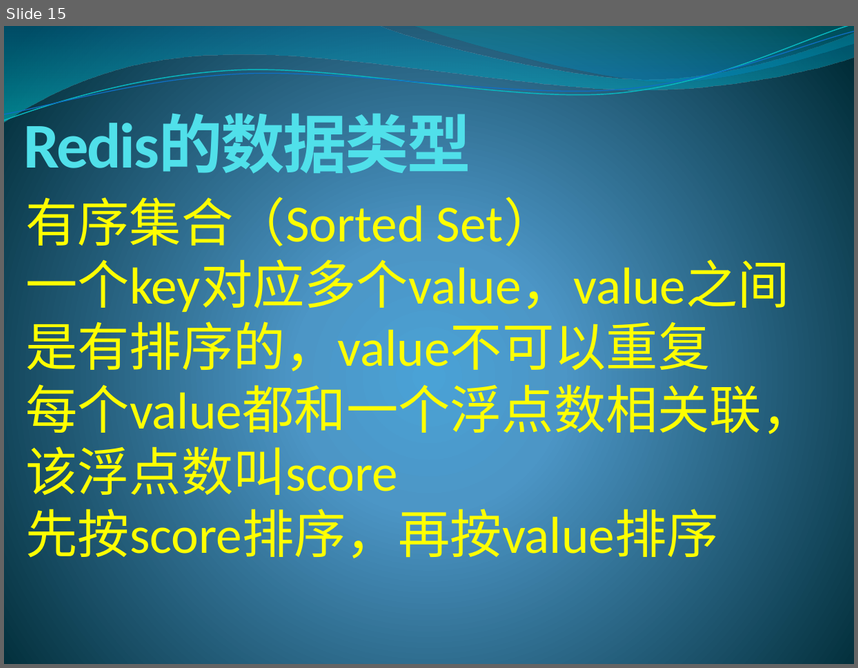
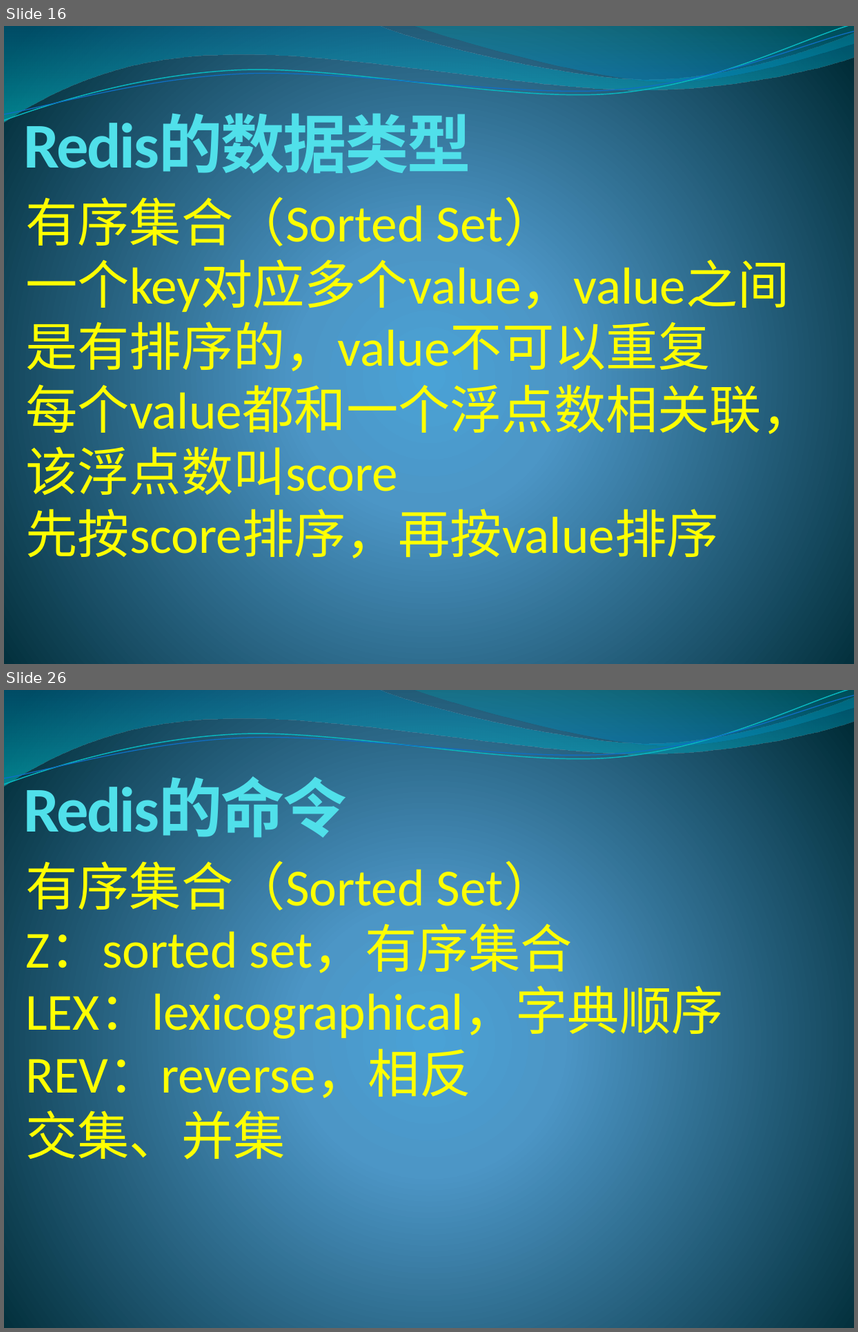
Before and after one commit to lixinjie1985/redis, a slide deck: docs/redis-01.pptx. Shown one above the other, each under a label of ours: slide 15 before the commit, slides 16 and 26 after it; the slides between them are not shown. The pictures are 858x668 and 858x1332 pixels, drawn with LibreOffice and Linux fonts; fonts in the diff are those of the drawing. Boxes give left, top, right and bottom in pixels: in the first picture for what was removed or moved away, otherwise in the second. Text is boxed around its words. In the diff, an @@ line names an element or a change of style, - is before the commit and + after.

```diff
--- a/docs/redis-01.pptx
+++ b/docs/redis-01.pptx
@@ slide 26 added at <box>4,690,854,1328</box>, background gradient #4AA0D6 to #4C98C7 to #002C38; not listed: 4 template elements that a slide beside it also shows @@
@@ title added at <box>24,778,347,847</box>, 54 pt, text #51E0EA, bold @@
+Redis的命令
@@ text added at <box>25,852,723,1167</box>, 44 pt, text #FFFF00 @@
+有序集合（Sorted Set）
+Z：sorted set，有序集合
+LEX：lexicographical，字典顺序
+REV：reverse，相反
+交集、并集
@@ what was slide 15 is now slide 16 @@
```
Also in this commit, not shown: 6 slides changed, 9 other slides added.
